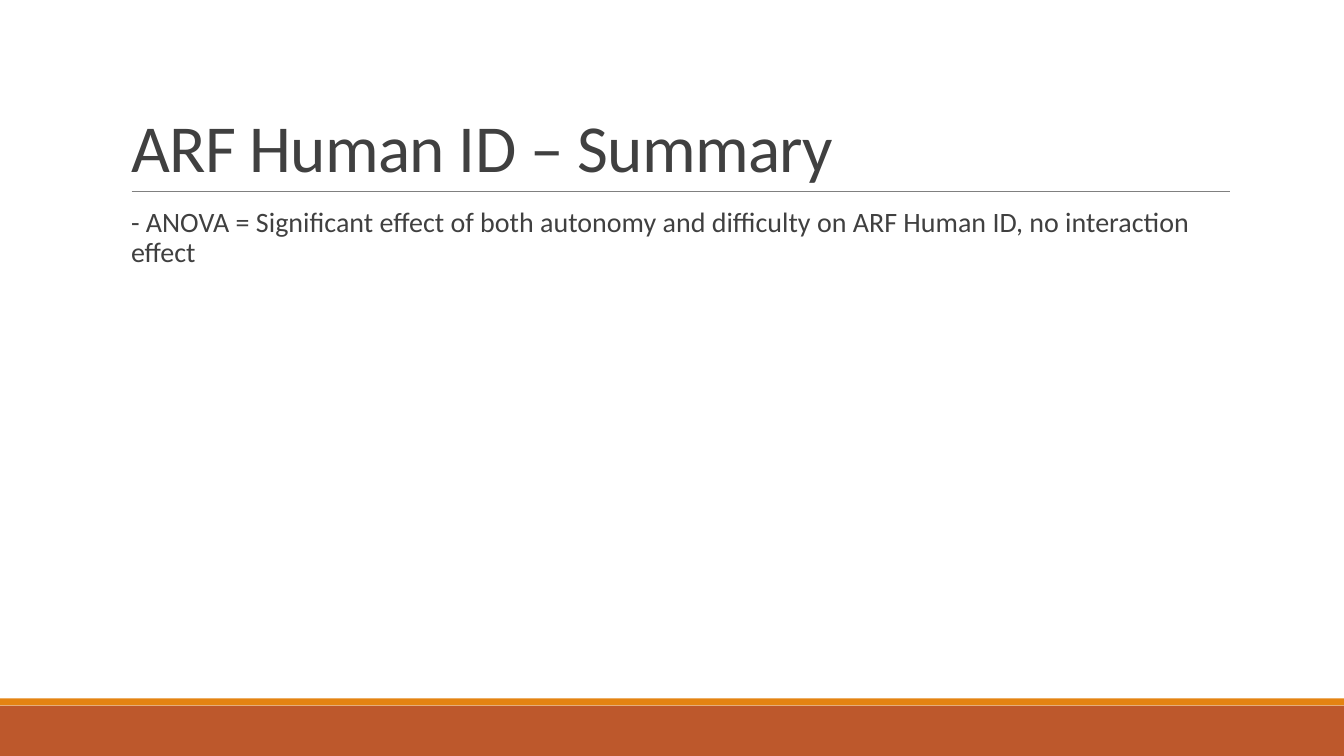
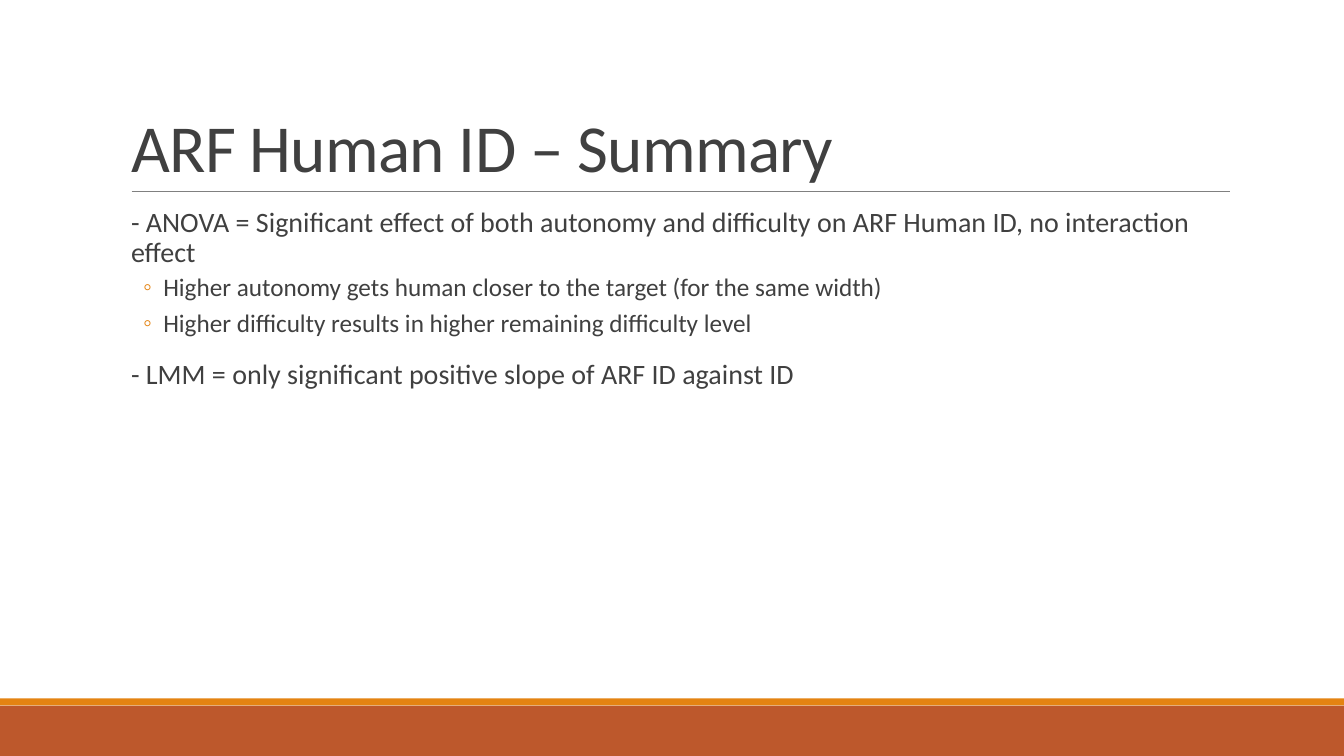
Before and after one commit to mpan31415/AutonomyFitts, a slide deck: slide 152 of R_analysis/results_interpretation.pptx (slide 150 before the commit). Drawn at 1344x756 pixels with LibreOffice and Linux fonts; fonts in the diff are those of the drawing. Boxes give left, top, right and bottom in pixels: in the first picture for what was removed or moved away, otherwise in the second. Text is boxed around its words. In the diff, an @@ line names an element or a change of style, - is before the commit and + after.

```diff
--- a/R_analysis/results_interpretation.pptx
+++ b/R_analysis/results_interpretation.pptx
@@ text at box(146, 278, 881, 389): paragraphs added @@
+  ◦ Higher autonomy gets human closer to the target (for the same width)
+  ◦ Higher difficulty results in higher remaining difficulty level
+  - LMM = only significant positive slope of ARF ID against ID
```
Also in this commit, not shown: 3 other slides changed, 4 slides added, 4 other files.
